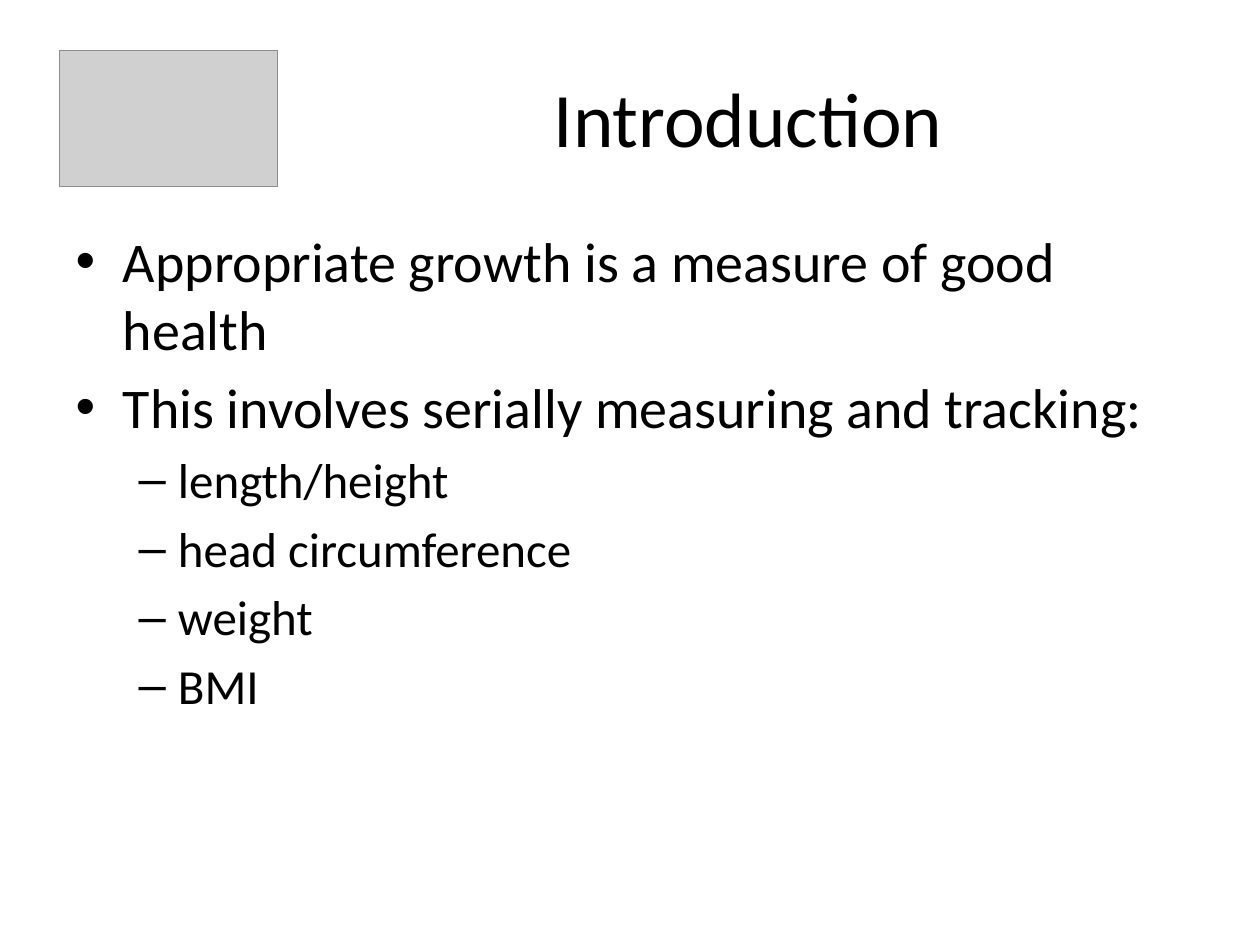
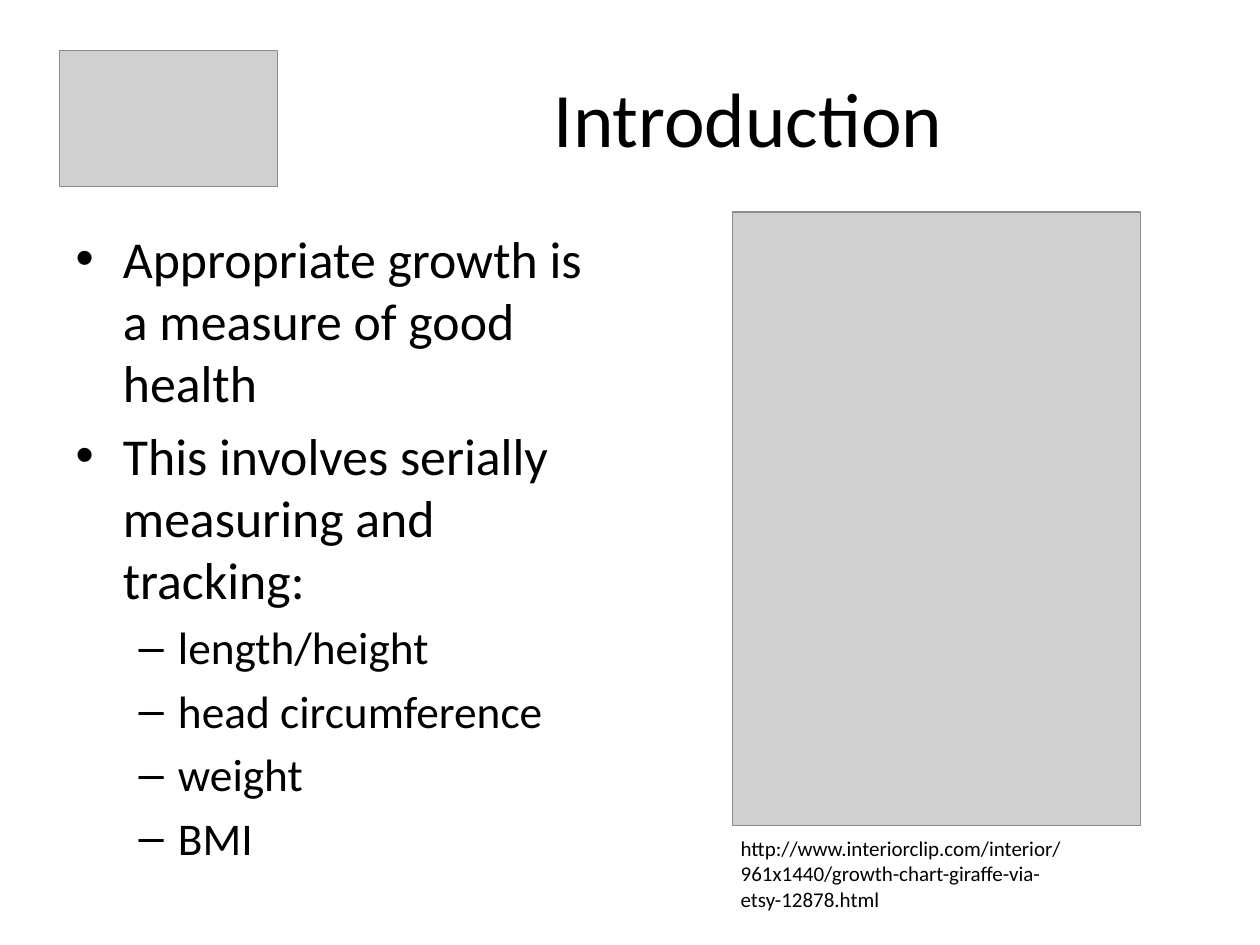
Before and after one commit to amanji/growthplot, a slide deck: slide 3 of PowerPoint Presentation/GrowthPlot_Presentation.pptx. Drawn at 1260x945 pixels with LibreOffice and Linux fonts; fonts in the diff are those of the drawing; grey boxes stand for pictures. Boxes give left, top, right and bottom in pixels: in the first picture for what was removed or moved away, otherwise in the second. Text is boxed around its words. In the diff, an @@ line names an element or a change of style, - is before the commit and + after.

```diff
--- a/PowerPoint Presentation/GrowthPlot_Presentation.pptx
+++ b/PowerPoint Presentation/GrowthPlot_Presentation.pptx
@@ text "Appropriate growth is a measure ..." at (123,242,582,855): size 32 to 29.6 pt in "Appropriate growth is a measure of good ...", "This involves serially measuring and tracking:"; size 28 to 25.9 pt in "length/height", "head circumference", "weight", "BMI" @@
@@ picture added at (732,212,1140,825) @@
@@ text added at (741,841,1061,911), 12 pt, text #000000 @@
+http://www.interiorclip.com/interior/961x1440/growth-chart-giraffe-via-etsy-12878.html
```
Also in this commit, not shown: 2 other slides changed, 3 slides added, 3 slides removed.
